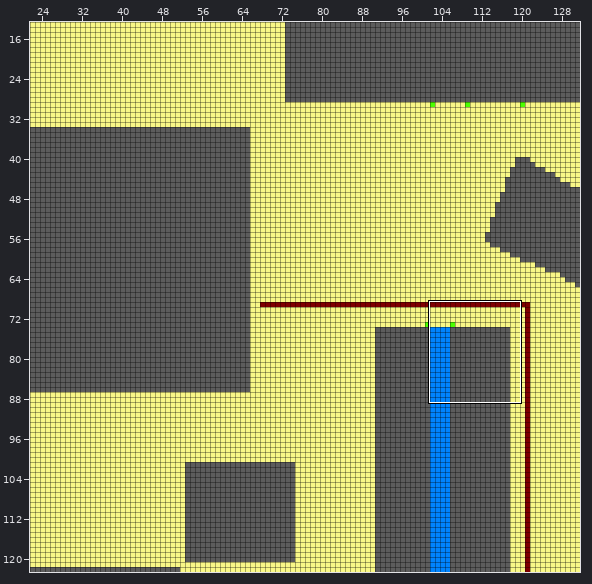
Two versions of a level (Tiled map, MIP/Praktikum 2/MI_SIM_MAVEN/src/main/resources/maps/map_campus_berliner_tor.tmx). The first picture is a wide view before the edit; the outline marks the close-up.
Close-up. Old version:
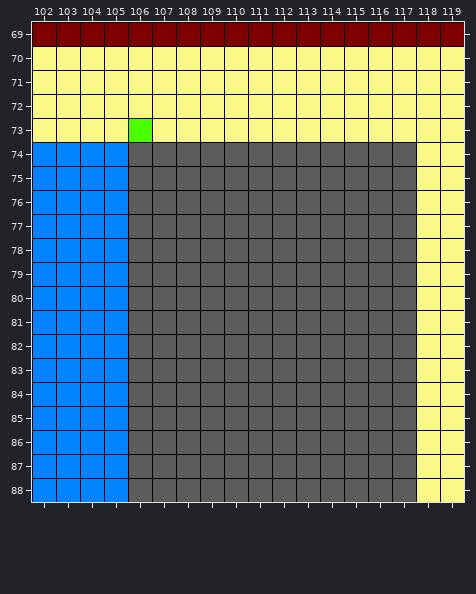
Cells are 16x16 px. Shown: x 102..119, y 69..88. The commit also changed other parts of the map, which this record leaves out.
And afterwards:
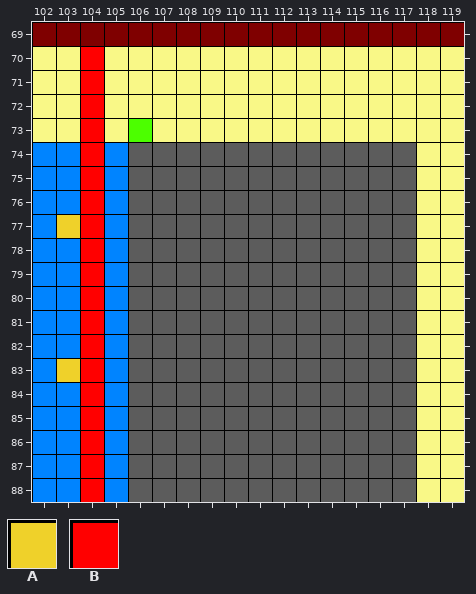
Key: from "lampen_tiles": A 3; from "movement_tiles": B 0.
_ is an empty cell.
Tiles of an added or newly shown layer are drawn over the layers below it.
The exact change:
Layer "leuchtmittelebene" (now shown):
y 77: x 103 _ -> A
y 83: x 103 _ -> A
Layer "movement1" (added):
y 70..88: x 104 _ -> B
Where, in picture pixels (left, top, right, bottom), the same in both close-ups:
added: (57, 47, 104, 502)
